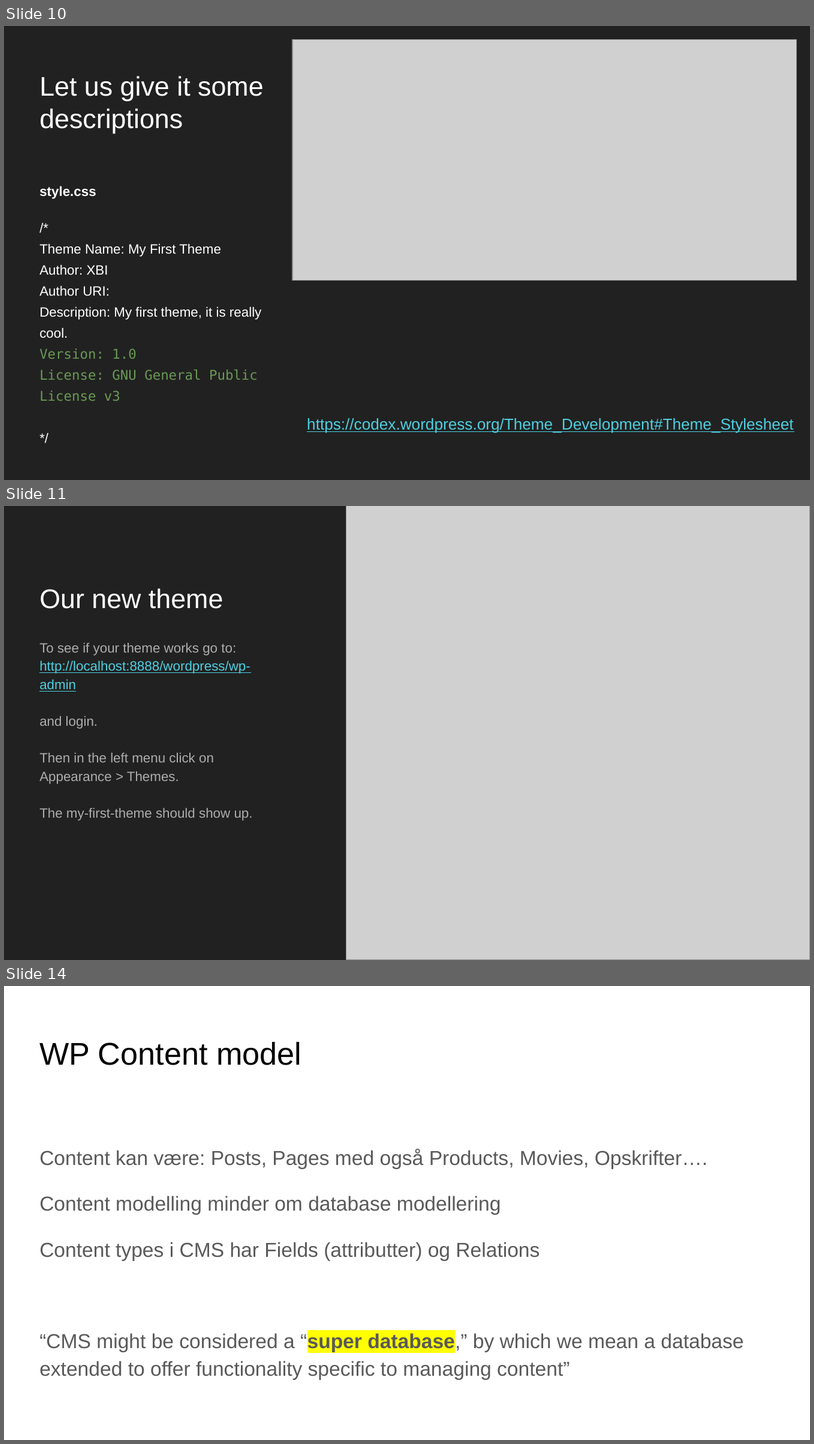
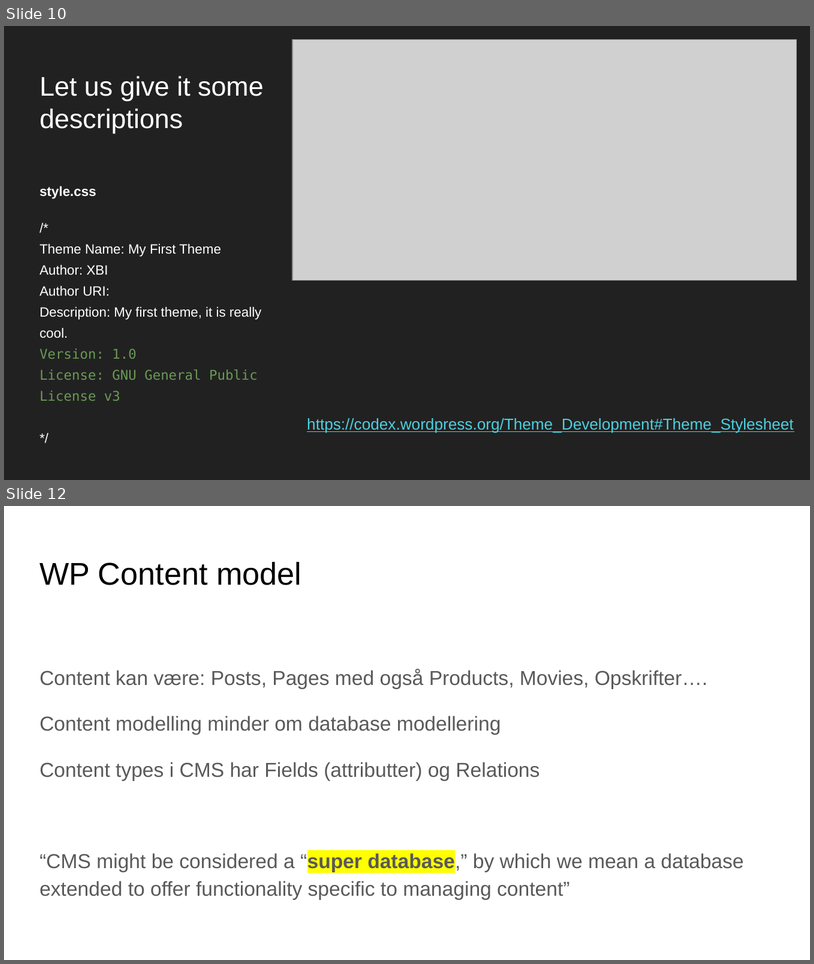
Before and after one commit to xbibogo/MMD24, a slide deck: semester2 PPT/CMS_content_wordpress_modellering og aggregering.pptx. Shown one above the other, each under a label of ours: slides 10, 11 and 14 before the commit, slides 10 and 12 after it; the slides between them are not shown. The pictures are 814x1444 and 814x964 pixels, drawn with LibreOffice and Linux fonts; fonts in the diff are those of the drawing; grey boxes stand for pictures. Boxes give left, top, right and bottom in pixels: in the first picture for what was removed or moved away, otherwise in the second. Text is boxed around its words. In the diff, an @@ line names an element or a change of style, - is before the commit and + after.

Commit message:
Update CMS_content_wordpress_modellering og aggregering.pptx
add custom post type and plugins

```diff
--- a/semester2 PPT/CMS_content_wordpress_modellering og aggregering.pptx
+++ b/semester2 PPT/CMS_content_wordpress_modellering og aggregering.pptx
@@ slide 11 removed at (4, 506, 810, 960), background #212121 @@
@@ picture removed at (347, 506, 810, 959) @@
@@ title removed at (39, 588, 224, 609) @@
-Our new theme
@@ text removed at (39, 643, 253, 820) @@
-To see if your theme works go to:
-http://localhost:8888/wordpress/wp-admin
-and login.
-Then in the left menu click on
-Appearance > Themes.
-The my-first-theme should show up.
@@ what was slide 14 is now slide 12 @@
```
Also in this commit, not shown: 2 slides changed, 1 slide added, 1 other slide removed.
